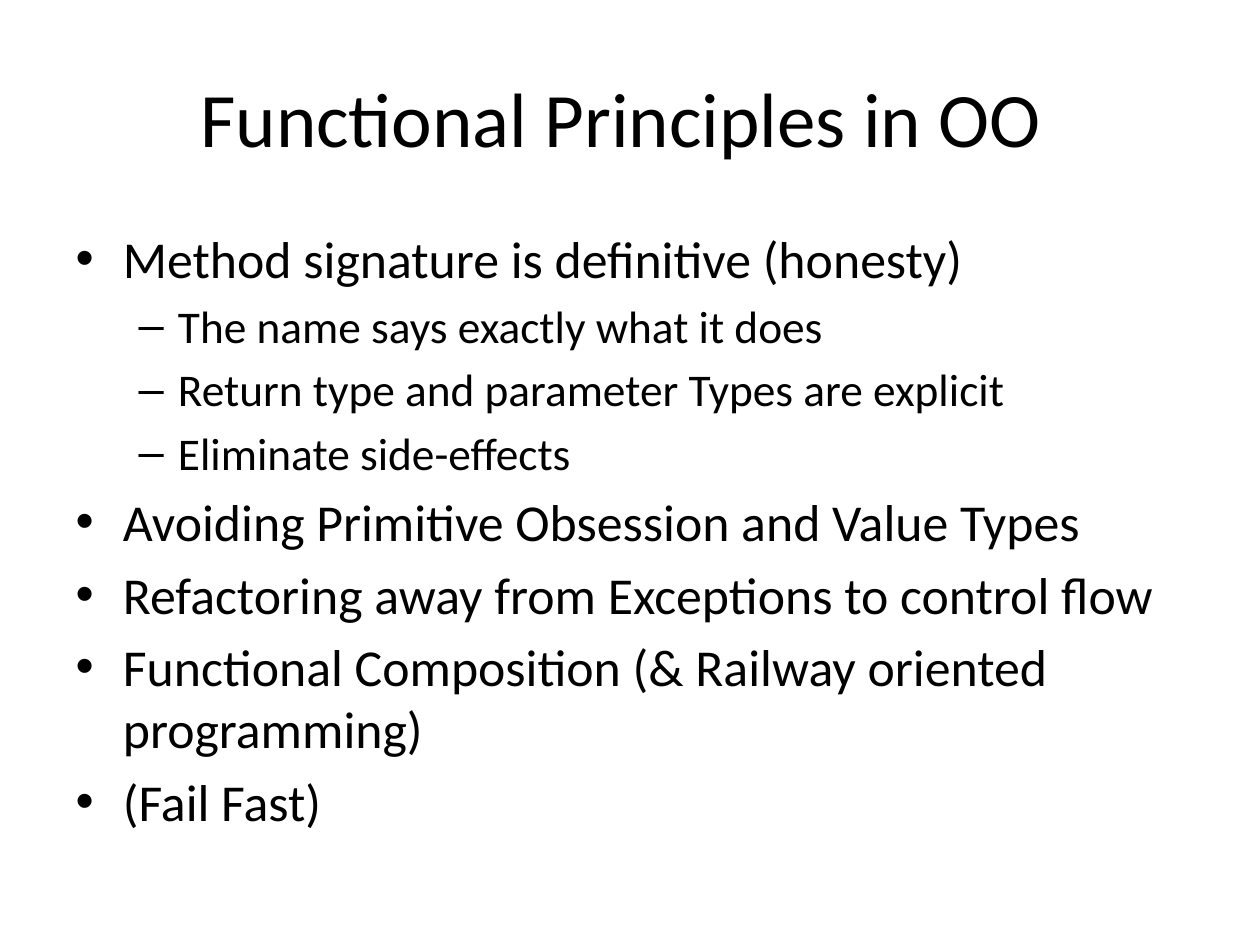
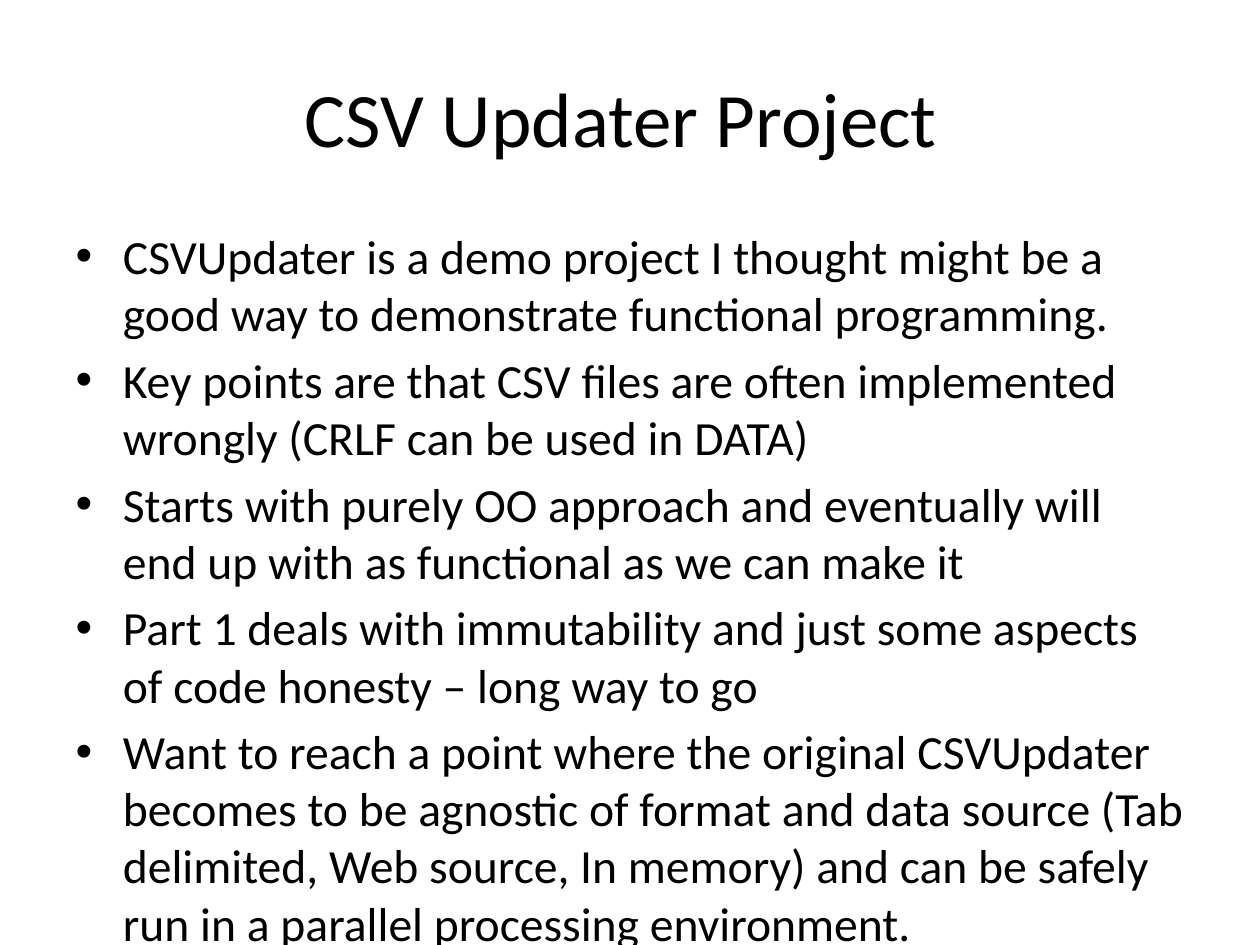
Before and after one commit to glenkleidon/functionalDemo, a slide deck: slide 7 of data/Towards Functional Programming.pptx. Drawn at 1260x945 pixels with LibreOffice and Linux fonts; fonts in the diff are those of the drawing; background and template pictures are left out. Boxes give left, top, right and bottom in pixels: in the first picture for what was removed or moved away, otherwise in the second. Text is boxed around its words. In the diff, an @@ line names an element or a change of style, - is before the commit and + after.

Commit message:
Added Maybe Type and Honest Square

```diff
--- a/data/Towards Functional Programming.pptx
+++ b/data/Towards Functional Programming.pptx
@@ title at [305, 93, 937, 161]: text changed @@
-Functional Principles in OO
+CSV Updater Project
@@ text at [123, 241, 1183, 945]: text changed; size 29.6 to 27.2 pt @@
-• Method signature is definitive (honesty)
-  – The name says exactly what it does
-  – Return type and parameter Types are explicit
-  – Eliminate side-effects
-• Avoiding Primitive Obsession and Value Types
-• Refactoring away from Exceptions to control flow
-• Functional Composition (& Railway oriented programming)
-• (Fail Fast)
+• CSVUpdater is a demo project I thought might be a good way to demonstrate functional programming.
+• Key points are that CSV files are often implemented wrongly (CRLF can be used in DATA)
+• Starts with purely OO approach and eventually will end up with as functional as we can make it
+• Part 1 deals with immutability and just some aspects of code honesty – long way to go
+• Want to reach a point where the original CSVUpdater becomes to be agnostic of format and data source (Tab delimited, Web source, In memory) and can be safely run in a parallel processing environment.
```
Also in this commit, not shown: 2 other slides changed, 4 other files.
